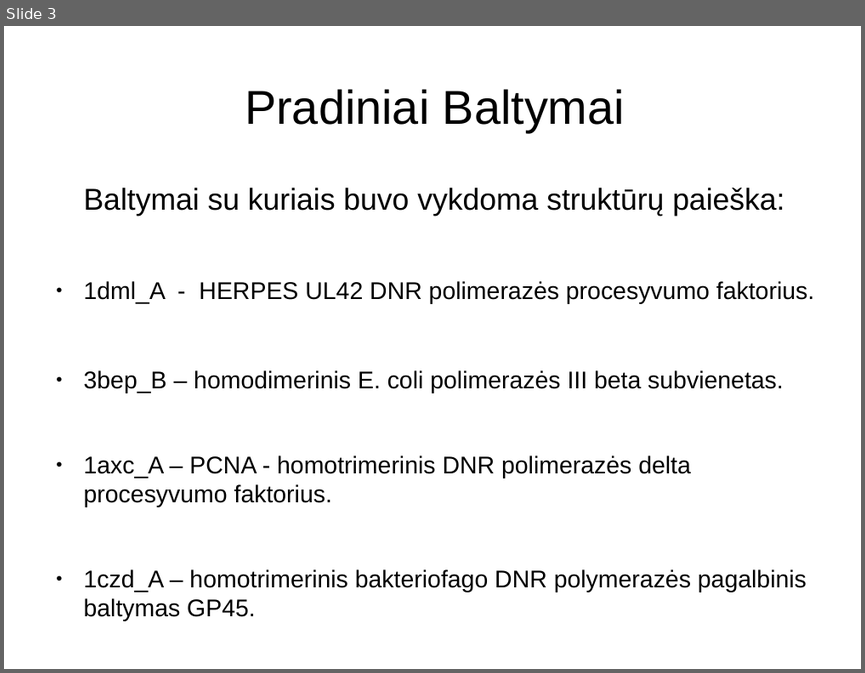
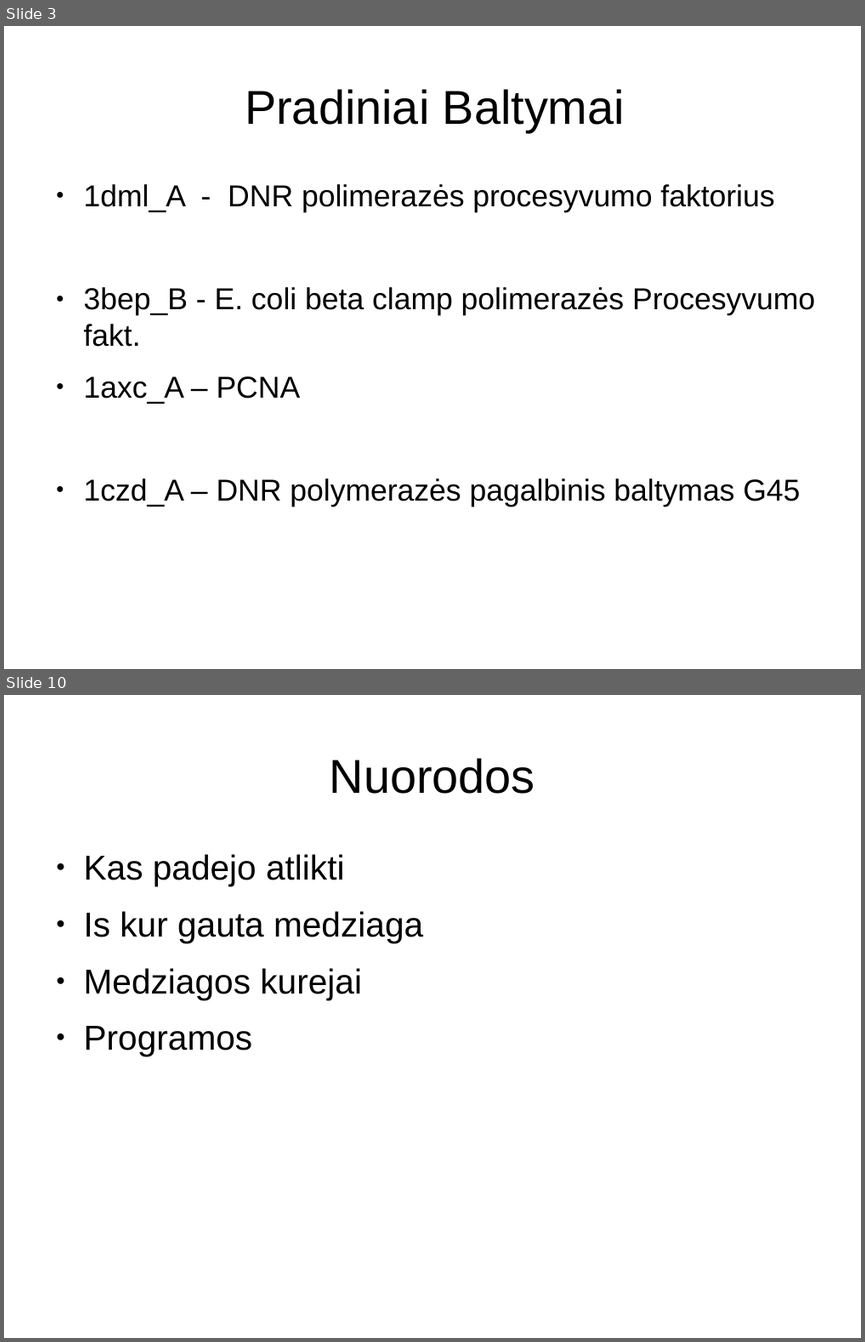
Before and after one commit to Luksys5/LT_programos, a slide deck: Kursinis.odp. Shown one above the other, each under a label of ours: slide 3 before the commit, slides 3 and 10 after it; the slides between them are not shown. The pictures are 865x673 and 865x1342 pixels, drawn with LibreOffice and Linux fonts; fonts in the diff are those of the drawing. Boxes give left, top, right and bottom in pixels: in the first picture for what was removed or moved away, otherwise in the second. Text is boxed around its words. In the diff, an @@ line names an element or a change of style, - is before the commit and + after.

```diff
--- a/Kursinis.odp
+++ b/Kursinis.odp
@@ slide 10 added at box(4, 695, 861, 1338), background #FFFFFF @@
@@ title added at box(330, 758, 535, 794), 44 pt, text #000000 @@
+Nuorodos
@@ text added at box(84, 854, 423, 1056), 32 pt, text #000000 @@
+● Kas padejo atlikti
+● Is kur gauta medziaga
+● Medziagos kurejai
+● Programos
@@ slide 3 changed as well @@
@@ text at box(84, 184, 815, 506): text changed; size 22.4 to 28 pt @@
-Baltymai su kuriais buvo vykdoma struktūrų paieška:
-● 1dml_A - HERPES UL42 DNR polimerazės procesyvumo faktorius.
-● 3bep_B – homodimerinis E. coli polimerazės III beta subvienetas.
-● 1axc_A – PCNA - homotrimerinis DNR polimerazės delta procesyvumo faktorius.
-● 1czd_A – homotrimerinis bakteriofago DNR polymerazės pagalbinis baltymas GP45.
+● 1dml_A - DNR polimerazės procesyvumo faktorius
+● 3bep_B - E. coli beta clamp polimerazės Procesyvumo fakt.
+● 1axc_A – PCNA
+● 1czd_A – DNR polymerazės pagalbinis baltymas G45
```
Also in this commit, not shown: 1 other slide changed, 7 other slides added, 12 slides removed, 1 other file.
